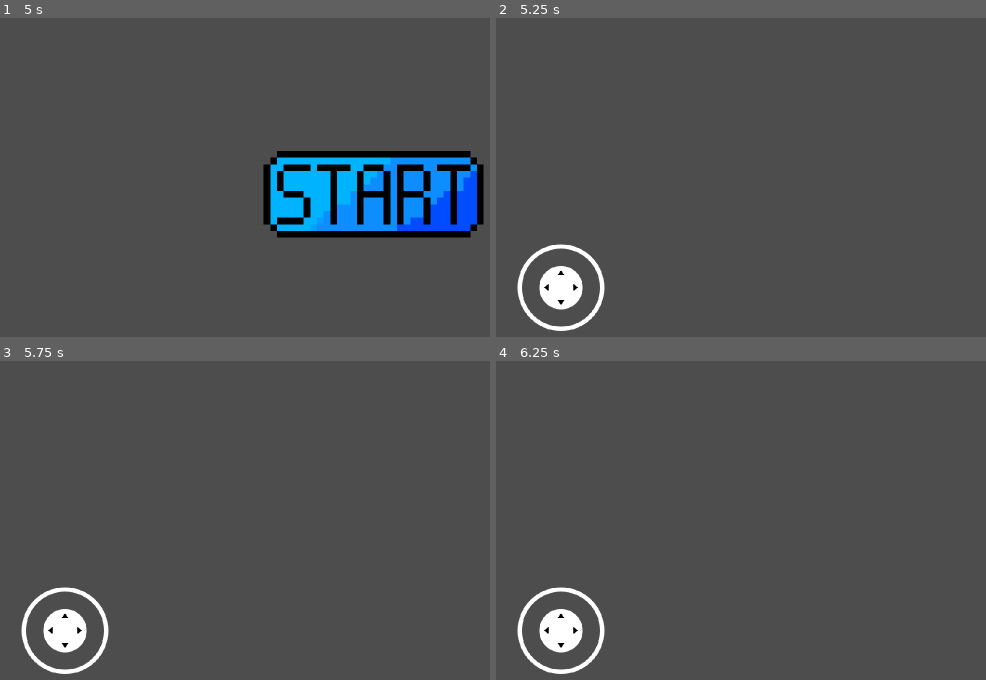
Above: before the commit, frames 1-4 (two rows, left to right).
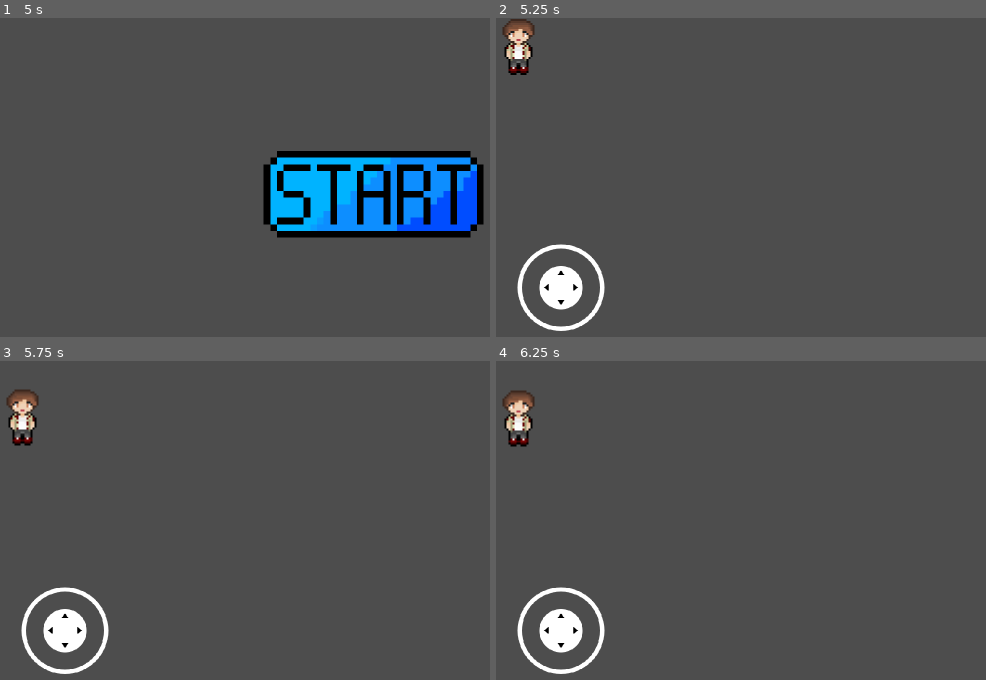
Above: after the commit, the same moments.

Repository: FelixSalim/RevitalizationOfElyoris
Game: Godot game, scene res://MainMenu.tscn
Two runs of this game, one before a commit and one after it. Both use one fixed random seed, a clock stepped at 60 frames per second and the inputs below.
Inputs (mouse positions are in pixels of both pictures, inside the frame that each line leads up to):
- Up to frame 1 (5 s): tap Enter at 0.5, 2, 3.5 s; move the mouse to (outside the picture) at 0.52 s; hold Right (ui_right) 0.53-1.25 s; click (outside the picture) at 0.67 s; tap Space at 1.25, 2.75, 4.25 s; drag from (215, 215) to (333, 270) at 1.27 s; move the mouse to (455, 120) at 2.02 s; hold Right (ui_right) 2.03-2.75 s; drag from (333, 270) to (137, 142) at 2.77 s; move the mouse to (outside the picture) at 3.52 s; hold Left (ui_left) 3.53-4.25 s; drag from (137, 142) to (254, 107) at 4.27 s
- Up to frame 2 (5.25 s): move the mouse to (912, 196) at 5.02 s; hold Down (ui_down) from 5.03 s (still down); click (912, 196) at 5.17 s
- Up to frame 3 (5.75 s): keep holding Down (ui_down)
- Up to frame 4 (6.25 s): release Down (ui_down) at 5.75 s; drag from (750, 450) to (711, 558) at 5.77 s

Frame 1 is identical in both runs. In frame 2, 0.8% of the frame differs, in the area x 1-8%, y 0-18%; in frame 3, 0.8%; in frame 4, 0.8%.

Commit message:
feat: updated sprite to the new one

Diff:
--- a/Player/Player.tscn
+++ b/Player/Player.tscn
@@ -1,12 +1,12 @@
 [gd_scene load_steps=18 format=3 uid="uid://o8d8w6n2nmsc"]
 
 [ext_resource type="Script" path="res://Player/Player.gd" id="1_34hig"]
-[ext_resource type="Texture2D" uid="uid://4n78lvgygonq" path="res://Assets/PlayerSprites/Player_Character_Spritesheet_NoAnimation.png" id="2_lsd2v"]
+[ext_resource type="Texture2D" uid="uid://dr1s1qk2280mm" path="res://Assets/PlayerSprites/Player_Character_Spritesheet.png" id="2_c0ogq"]
 [ext_resource type="PackedScene" uid="uid://ccy2104o4brdk" path="res://Joystick.tscn" id="3_0lcn0"]
 
 [sub_resource type="CapsuleShape2D" id="CapsuleShape2D_rrlrk"]
 radius = 8.19672
-height = 31.4754
+height = 31.8033
 
 [sub_resource type="Animation" id="Animation_u4q7c"]
 resource_name = "Idle Down"
@@ -35,7 +35,7 @@
 "times": PackedFloat32Array(0),
 "transitions": PackedFloat32Array(1),
 "update": 1,
-"values": [1]
+"values": [4]
 }
 
 [sub_resource type="Animation" id="Animation_yuyy2"]
@@ -50,7 +50,7 @@
 "times": PackedFloat32Array(0),
 "transitions": PackedFloat32Array(1),
 "update": 1,
-"values": [2]
+"values": [8]
 }
 
 [sub_resource type="Animation" id="Animation_u1lt7"]
@@ -65,7 +65,7 @@
 "times": PackedFloat32Array(0),
 "transitions": PackedFloat32Array(1),
 "update": 1,
-"values": [3]
+"values": [12]
 }
 
 [sub_resource type="Animation" id="Animation_lnv7a"]
@@ -119,7 +119,88 @@
 "times": PackedFloat32Array(0),
 "transitions": PackedFloat32Array(1),
 "update": 0,
-"values": [Vector2(0, 116)]
+"values": [Vector2(0, 103)]
+}
+
+[sub_resource type="Animation" id="Animation_5dy3o"]
+resource_name = "Interact Left"
+tracks/0/type = "value"
+tracks/0/imported = false
+tracks/0/enabled = true
+tracks/0/path = NodePath("InteractBox:position")
+tracks/0/interp = 1
+tracks/0/loop_wrap = true
+tracks/0/keys = {
+"times": PackedFloat32Array(0),
+"transitions": PackedFloat32Array(1),
+"update": 0,
+"values": [Vector2(0, 0)]
+}
+tracks/1/type = "value"
+tracks/1/imported = false
+tracks/1/enabled = true
+tracks/1/path = NodePath("InteractBox/CollisionShape2D:position")
+tracks/1/interp = 1
+tracks/1/loop_wrap = true
+tracks/1/keys = {
+"times": PackedFloat32Array(0),
+"transitions": PackedFloat32Array(1),
+"update": 0,
+"values": [Vector2(-54, 31)]
+}
+
+[sub_resource type="Animation" id="Animation_n378a"]
+resource_name = "Interact Right"
+tracks/0/type = "value"
+tracks/0/imported = false
+tracks/0/enabled = true
+tracks/0/path = NodePath("InteractBox:position")
+tracks/0/interp = 1
+tracks/0/loop_wrap = true
+tracks/0/keys = {
+"times": PackedFloat32Array(0),
+"transitions": PackedFloat32Array(1),
+"update": 0,
+"values": [Vector2(0, 0)]
+}
+tracks/1/type = "value"
+tracks/1/imported = false
+tracks/1/enabled = true
+tracks/1/path = NodePath("InteractBox/CollisionShape2D:position")
+tracks/1/interp = 1
+tracks/1/loop_wrap = true
+tracks/1/keys = {
+"times": PackedFloat32Array(0),
+"transitions": PackedFloat32Array(1),
+"update": 0,
+"values": [Vector2(55, 25)]
+}
+
+[sub_resource type="Animation" id="Animation_mplib"]
+resource_name = "Interact Up"
+tracks/0/type = "value"
+tracks/0/imported = false
+tracks/0/enabled = true
+tracks/0/path = NodePath("InteractBox:position")
+tracks/0/interp = 1
+tracks/0/loop_wrap = true
+tracks/0/keys = {
+"times": PackedFloat32Array(0),
+"transitions": PackedFloat32Array(1),
+"update": 0,
+"values": [Vector2(0, 0)]
+}
+tracks/1/type = "value"
+tracks/1/imported = false
+tracks/1/enabled = true
+tracks/1/path = NodePath("InteractBox/CollisionShape2D:position")
+tracks/1/interp = 1
+tracks/1/loop_wrap = true
+tracks/1/keys = {
+"times": PackedFloat32Array(0),
+"transitions": PackedFloat32Array(1),
+"update": 0,
+"values": [Vector2(0, -114)]
 }
 
 [sub_resource type="Animation" id="Animation_hdxph"]
@@ -147,87 +228,6 @@
 "transitions": PackedFloat32Array(1),
 "update": 0,
 "values": [Vector2(0, 116)]
-}
-
-[sub_resource type="Animation" id="Animation_mplib"]
-resource_name = "Interact Up"
-tracks/0/type = "value"
-tracks/0/imported = false
-tracks/0/enabled = true
-tracks/0/path = NodePath("InteractBox:position")
-tracks/0/interp = 1
-tracks/0/loop_wrap = true
-tracks/0/keys = {
-"times": PackedFloat32Array(0),
-"transitions": PackedFloat32Array(1),
-"update": 0,
-"values": [Vector2(0, 0)]
-}
-tracks/1/type = "value"
-tracks/1/imported = false
-tracks/1/enabled = true
-tracks/1/path = NodePath("InteractBox/CollisionShape2D:position")
-tracks/1/interp = 1
-tracks/1/loop_wrap = true
-tracks/1/keys = {
-"times": PackedFloat32Array(0),
-"transitions": PackedFloat32Array(1),
-"update": 0,
-"values": [Vector2(0, -96)]
-}
-
-[sub_resource type="Animation" id="Animation_5dy3o"]
-resource_name = "Interact Left"
-tracks/0/type = "value"
-tracks/0/imported = false
-tracks/0/enabled = true
-tracks/0/path = NodePath("InteractBox:position")
-tracks/0/interp = 1
-tracks/0/loop_wrap = true
-tracks/0/keys = {
-"times": PackedFloat32Array(0),
-"transitions": PackedFloat32Array(1),
-"update": 0,
-"values": [Vector2(0, 0)]
-}
-tracks/1/type = "value"
-tracks/1/imported = false
-tracks/1/enabled = true
-tracks/1/path = NodePath("InteractBox/CollisionShape2D:position")
-tracks/1/interp = 1
-tracks/1/loop_wrap = true
-tracks/1/keys = {
-"times": PackedFloat32Array(0),
-"transitions": PackedFloat32Array(1),
-"update": 0,
-"values": [Vector2(-54, 31)]
-}
-
-[sub_resource type="Animation" id="Animation_n378a"]
-resource_name = "Interact Right"
-tracks/0/type = "value"
-tracks/0/imported = false
-tracks/0/enabled = true
-tracks/0/path = NodePath("InteractBox:position")
-tracks/0/interp = 1
-tracks/0/loop_wrap = true
-tracks/0/keys = {
-"times": PackedFloat32Array(0),
-"transitions": PackedFloat32Array(1),
-"update": 0,
-"values": [Vector2(0, 0)]
-}
-tracks/1/type = "value"
-tracks/1/imported = false
-tracks/1/enabled = true
-tracks/1/path = NodePath("InteractBox/CollisionShape2D:position")
-tracks/1/interp = 1
-tracks/1/loop_wrap = true
-tracks/1/keys = {
-"times": PackedFloat32Array(0),
-"transitions": PackedFloat32Array(1),
-"update": 0,
-"values": [Vector2(55, 25)]
 }
 
 [sub_resource type="AnimationLibrary" id="AnimationLibrary_qlhs3"]
@@ -252,8 +252,8 @@
 }
 
 [node name="Sprite2D" type="Sprite2D" parent="."]
-scale = Vector2(2, 2)
-texture = ExtResource("2_lsd2v")
+texture = ExtResource("2_c0ogq")
+hframes = 4
 vframes = 4
 
 [node name="Control" type="Control" parent="."]
Not shown, added: Assets/PlayerSprites/Player_Character_Spritesheet.png.import
